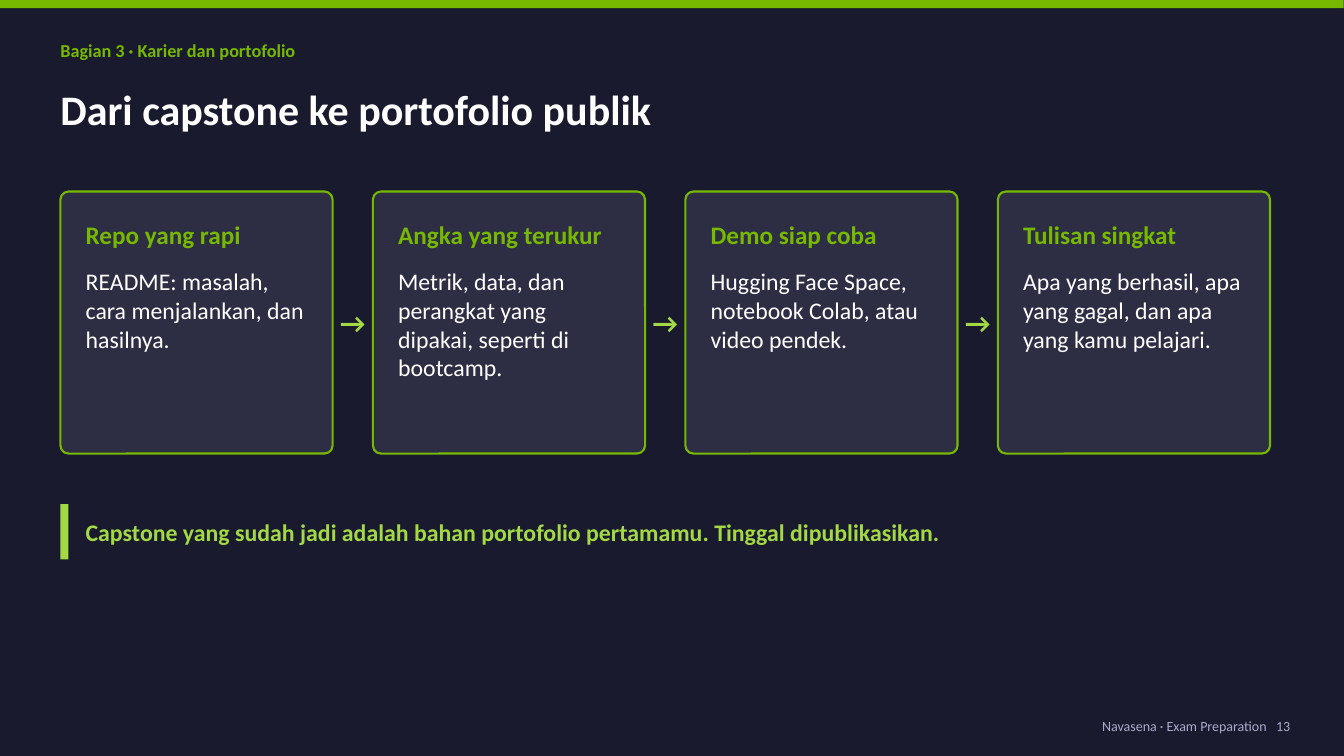
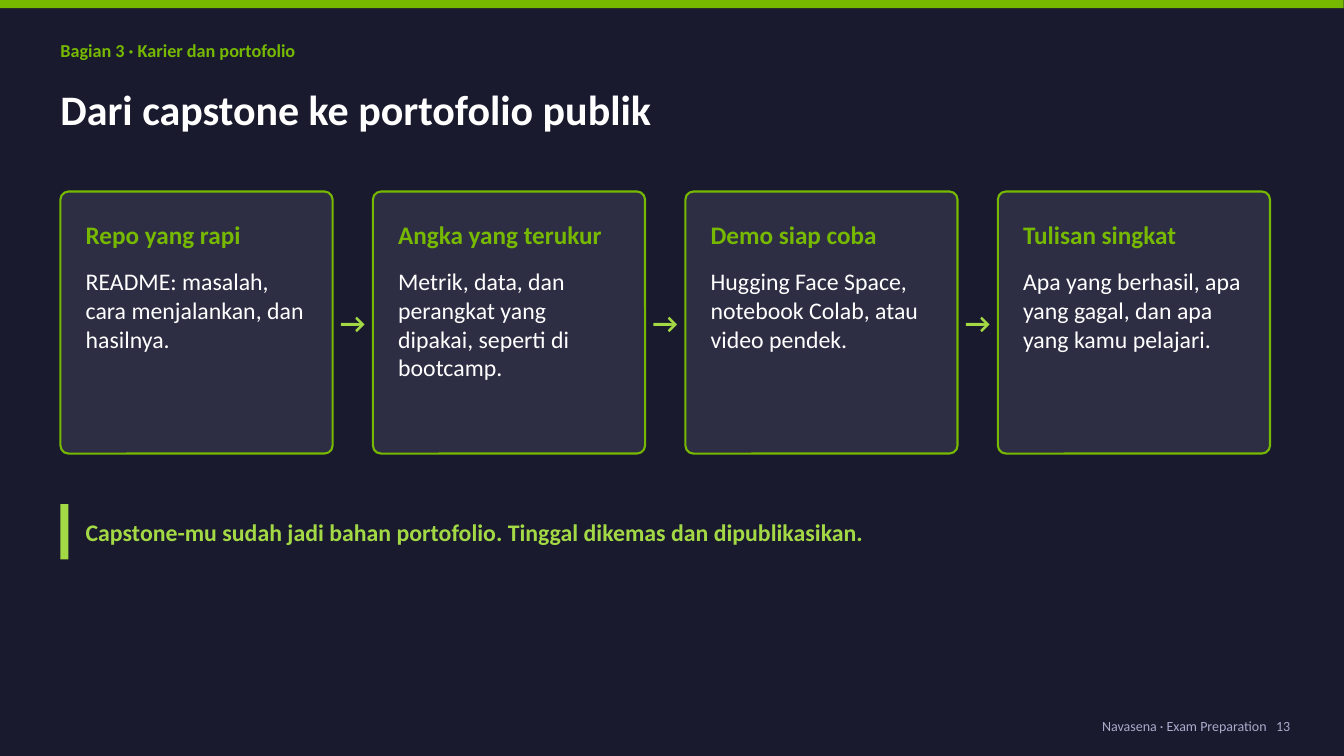
Before and after one commit to chmdznr/navasena-gen-ml-course, a slide deck: slide 13 of docs/exam_prep_slides/exam_prep.pptx. Drawn at 1344x756 pixels with LibreOffice and Linux fonts; fonts in the diff are those of the drawing. Boxes give left, top, right and bottom in pixels: in the first picture for what was removed or moved away, otherwise in the second. Text is boxed around its words. In the diff, an @@ line names an element or a change of style, - is before the commit and + after.

```diff
--- a/docs/exam_prep_slides/exam_prep.pptx
+++ b/docs/exam_prep_slides/exam_prep.pptx
@@ text at <box>86,524,863,545</box>: text changed @@
-Capstone yang sudah jadi adalah bahan portofolio pertamamu. Tinggal dipublikasikan.
+Capstone-mu sudah jadi bahan portofolio. Tinggal dikemas dan dipublikasikan.
```
Also in this commit, not shown: 4 other slides changed, 1 other file.
